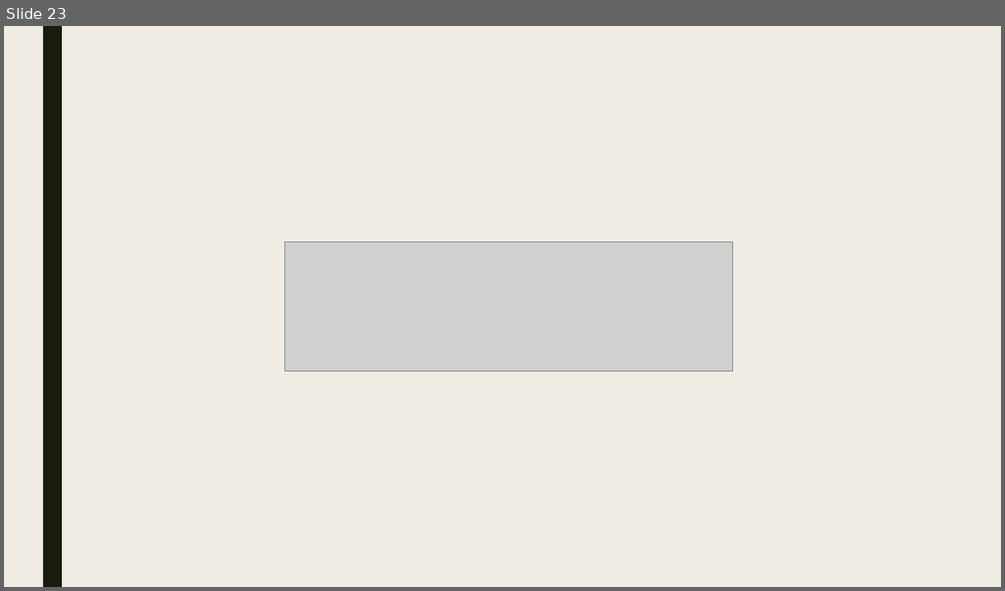
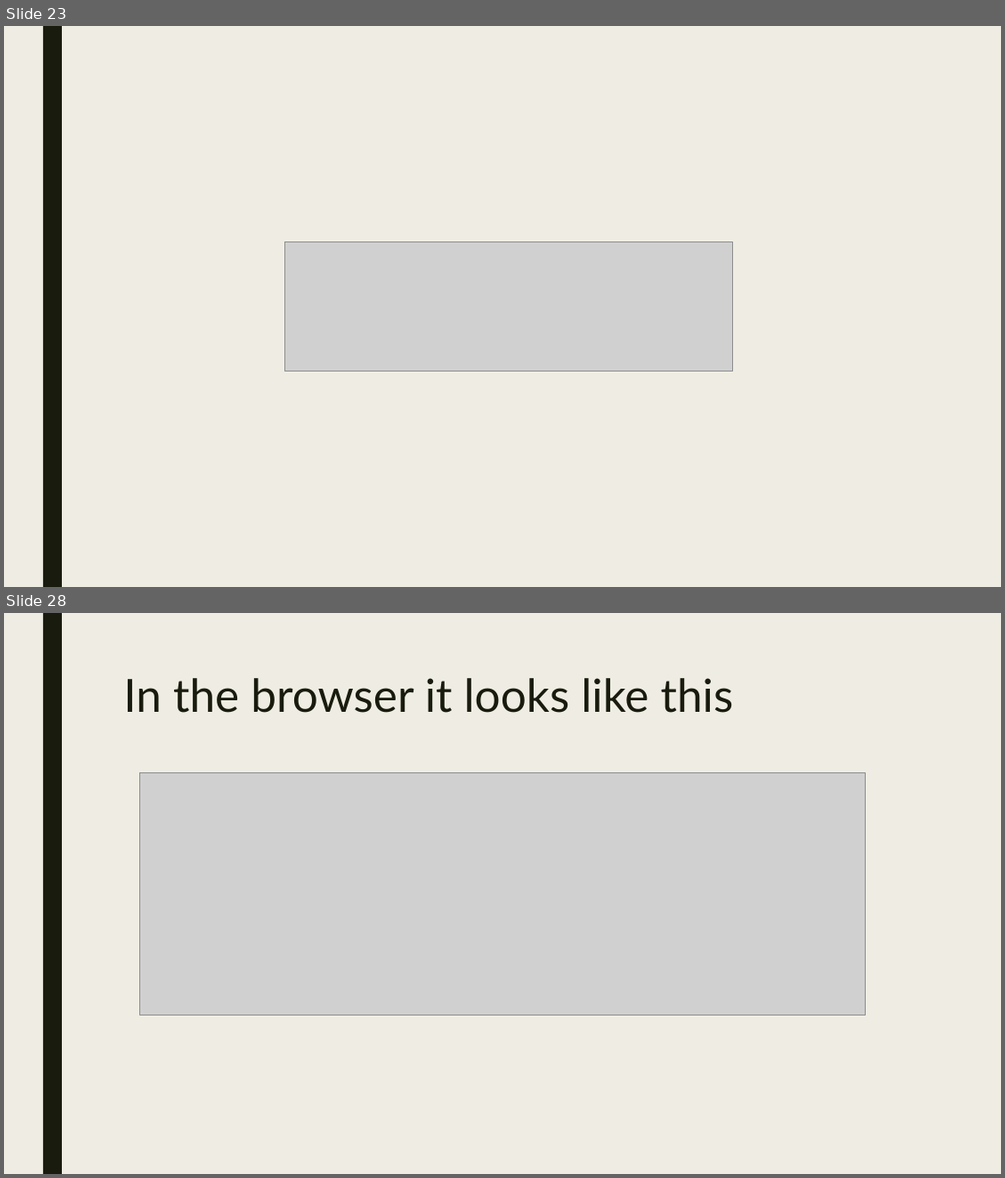
Before and after one commit to lexus654/basic_HTML-CSS_tutorial, a slide deck: HTML BASICS.pptx. Shown one above the other, each under a label of ours: slide 23 before the commit, slides 23 and 28 after it; the slides between them are not shown. The pictures are 1005x591 and 1005x1178 pixels, drawn with LibreOffice and Linux fonts; fonts in the diff are those of the drawing; grey boxes stand for pictures. Boxes give left, top, right and bottom in pixels: in the first picture for what was removed or moved away, otherwise in the second. Text is boxed around its words. In the diff, an @@ line names an element or a change of style, - is before the commit and + after.

```diff
--- a/HTML BASICS.pptx
+++ b/HTML BASICS.pptx
@@ slide 28 added at bbox=[4, 613, 1001, 1174], background #EFEDE3; not listed: 1 template element that a slide beside it also shows @@
@@ title added at bbox=[123, 678, 734, 713], 44 pt, text #191B0E @@
+In the browser it looks like this
@@ picture added at bbox=[139, 772, 865, 1014] @@
```
Also in this commit, not shown: 7 other slides added, 1 other file.
